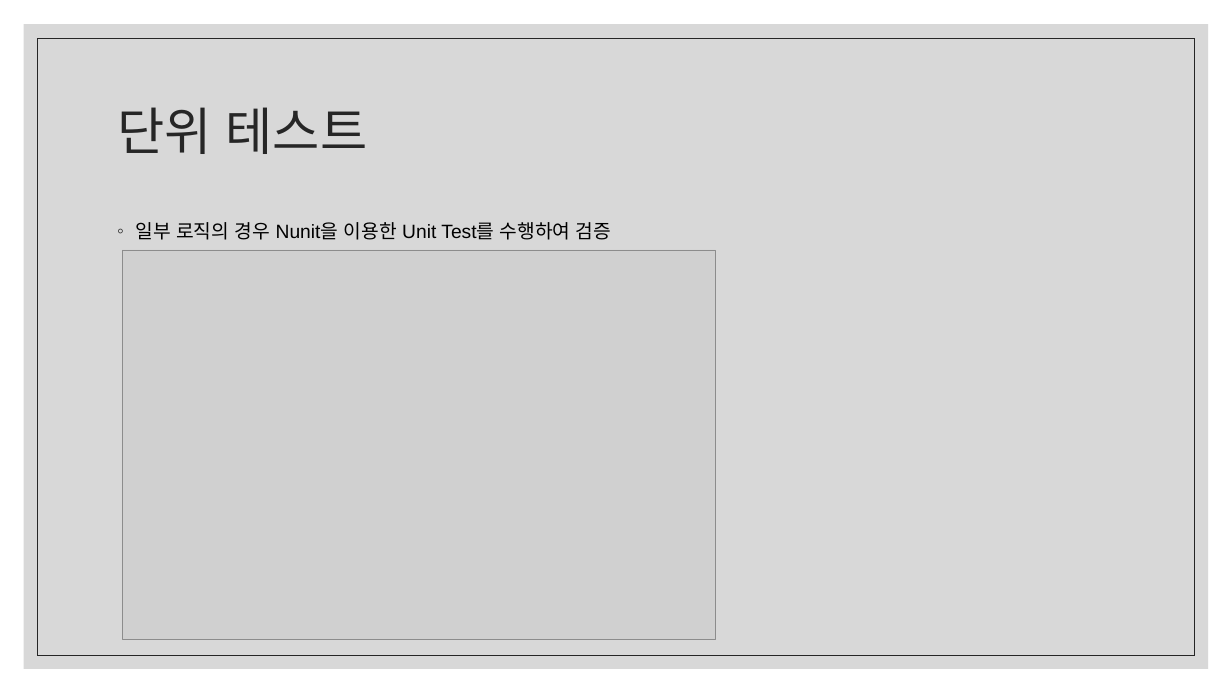
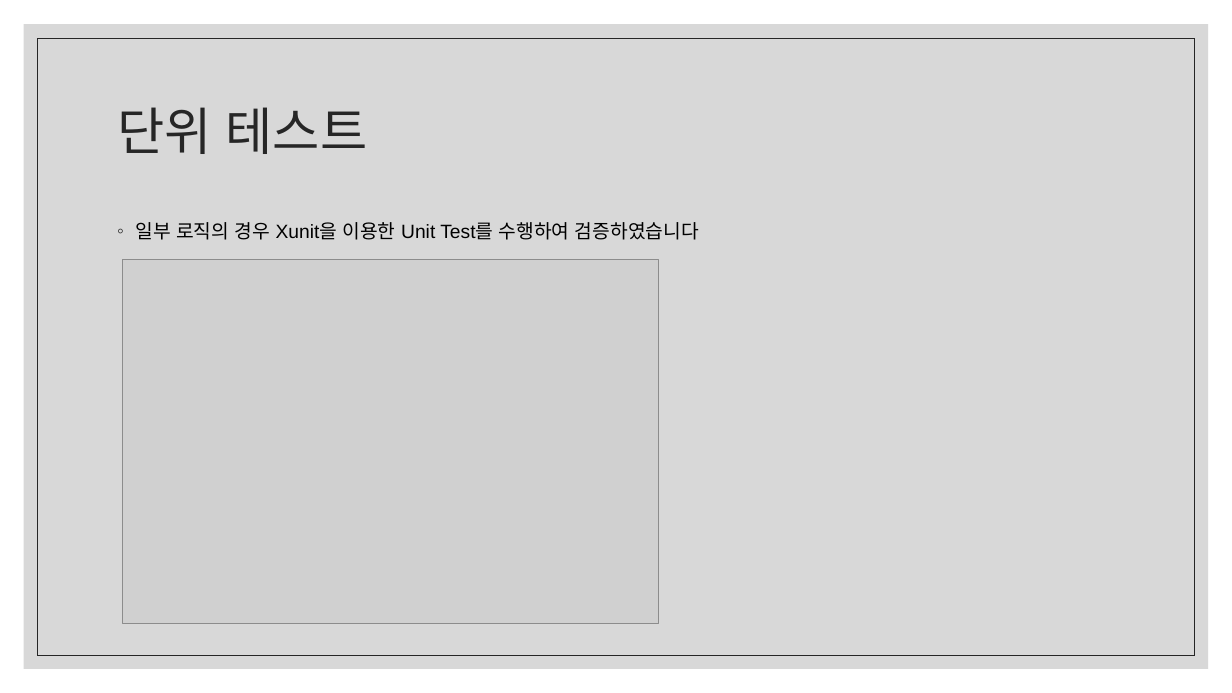
Before and after one commit to ckdgkwkd27/LCH_RTS, a slide deck: slide 10 of RTS 포트폴리오/이창하_RTS_포트폴리오.pptx (slide 9 before the commit). Drawn at 1232x693 pixels with LibreOffice and Linux fonts; fonts in the diff are those of the drawing; grey boxes stand for pictures. Boxes give left, top, right and bottom in pixels: in the first picture for what was removed or moved away, otherwise in the second. Text is boxed around its words. In the diff, an @@ line names an element or a change of style, - is before the commit and + after.

```diff
--- a/RTS 포트폴리오/이창하_RTS_포트폴리오.pptx
+++ b/RTS 포트폴리오/이창하_RTS_포트폴리오.pptx
@@ text at (136, 222, 699, 240): text changed @@
-◦ 일부 로직의 경우 Nunit을 이용한 Unit Test를 수행하여 검증
+◦ 일부 로직의 경우 Xunit을 이용한 Unit Test를 수행하여 검증하였습니다
@@ picture: place and size @@
-picture at (122, 250, 715, 640)
+picture at (122, 260, 659, 624)
```
Also in this commit, not shown: 3 other slides changed, 1 slide added, 39 other files.
